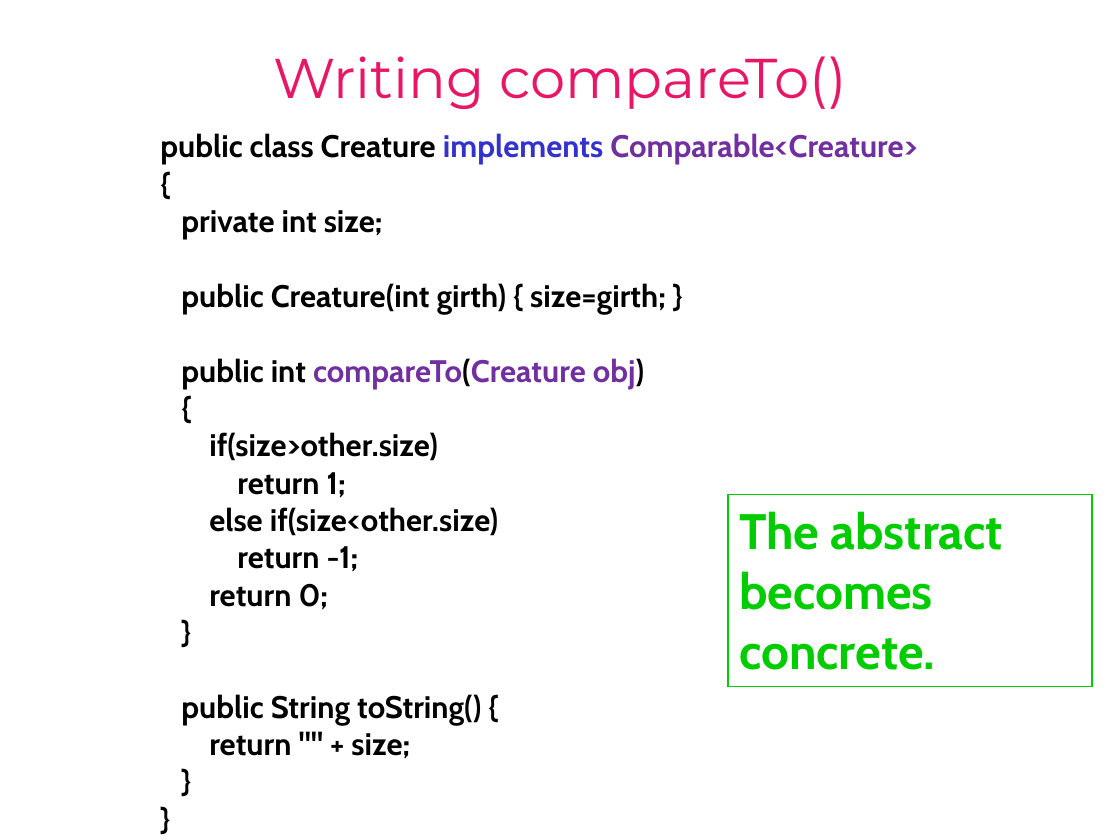
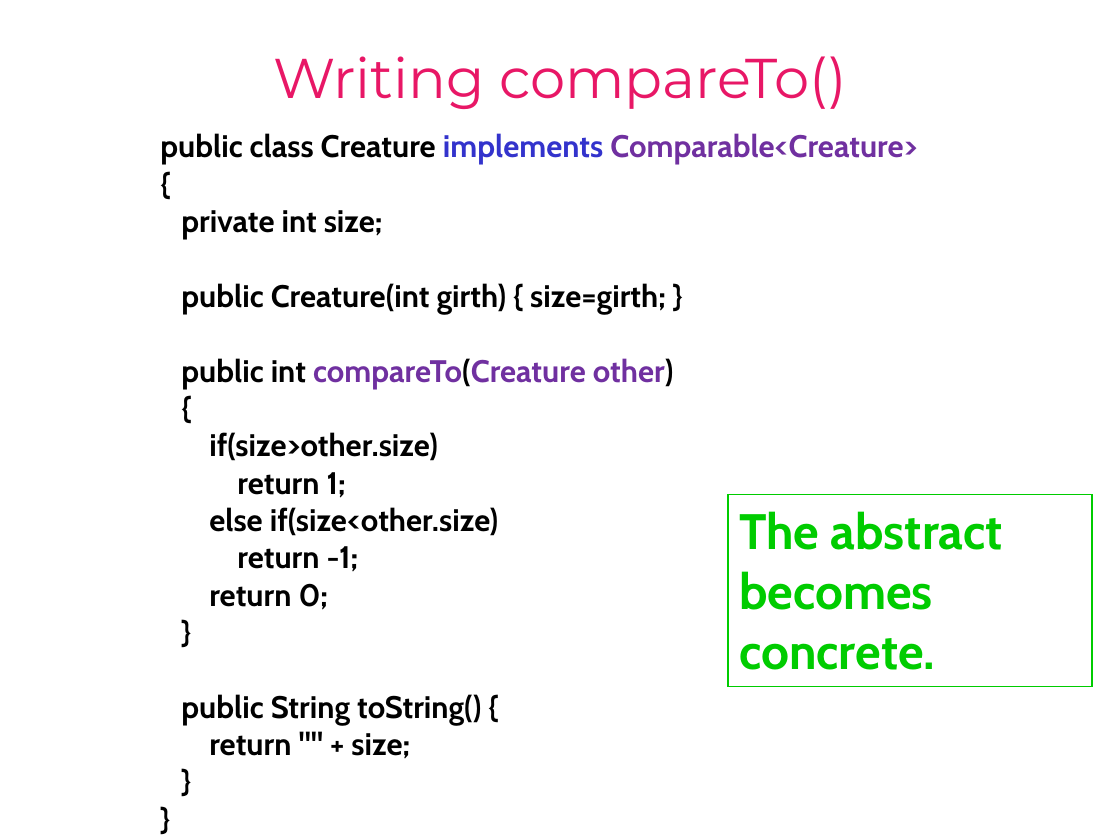
Before and after one commit to Cy-FairCS/cs3, a slide deck: slide 41 of u04a_interfaces/notes/_interfaces notes.pptx (slide 25 before the commit). Drawn at 1120x840 pixels with LibreOffice and Linux fonts; fonts in the diff are those of the drawing. Boxes give left, top, right and bottom in pixels: in the first picture for what was removed or moved away, otherwise in the second. Text is boxed around its words. In the diff, an @@ line names an element or a change of style, - is before the commit and + after.

```diff
--- a/u04a_interfaces/notes/_interfaces notes.pptx
+++ b/u04a_interfaces/notes/_interfaces notes.pptx
@@ text at box(181, 358, 674, 389): text changed @@
-public int compareTo(Creature obj)
+public int compareTo(Creature other)
```
Also in this commit, not shown: 15 other slides changed, 3 slides added, 1 slide removed.
